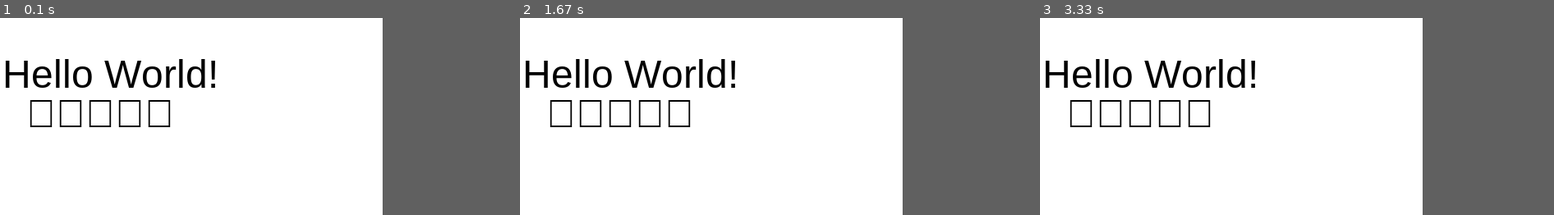
Above: before the commit, frames 1-3 (left to right).
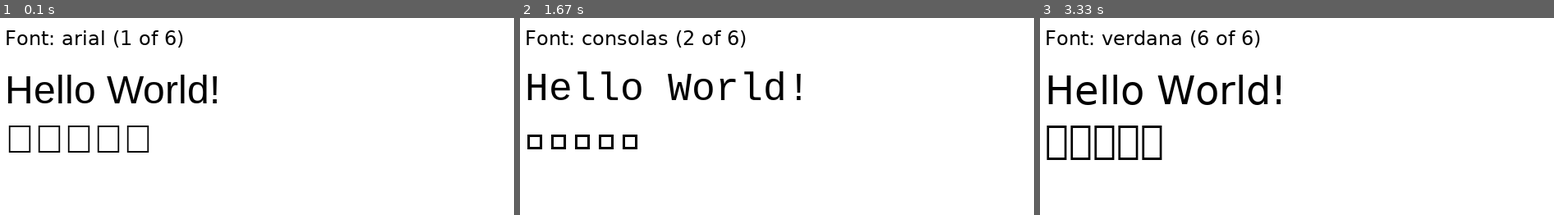
Above: after the commit, the same moments.

Repository: feihong/pygame-quickstart
Game: pygame game, started from hello.py
The game is run twice, just before and just after one commit, with the same random seed, the same clock (stepped at 60 frames per second) and the same inputs.
Inputs:
- Up to frame 1 (0.1 s): no input
- Up to frame 2 (1.67 s): hold Right 0.33-0.8 s; hold Up 0.83-1.13 s; hold Right 1.17-1.63 s
- Up to frame 3 (3.33 s): hold Left 1.67-2.2 s; hold Down 2.23-2.53 s; hold Left 2.57-2.97 s; hold Up from 3 s (still down)
In our replay, the window is 480x240 before the commit and 640x240 after it. These sizes can differ from the game's own. Grey fills any space a smaller window leaves; there, only what the larger window draws over its background counts as a difference.

The runs differ from the first frame. In frame 1, 6.2% of the frame differs, in the area x 1-43%, y 6-69%; in frame 2, 6.3%; in frame 3, 7.1%, in the area x 1-47%, y 6-73%.

Commit message:
Fix hello.py

Diff:
--- a/hello.py
+++ b/hello.py
@@ -1,31 +1,58 @@
+"""
+Show Hello World in all the fonts accessible to pygame
+"""
 import pygame
-import pygame.freetype
 
 pygame.init()
 pygame.display.set_caption('Hello World')
 
-pygame.freetype.init()
-print(pygame.freetype.get_default_font())
-my_font = pygame.freetype.SysFont('Arial', 48)
+screen = pygame.display.set_mode((640, 240))
+clock = pygame.time.Clock()
 
-screen = pygame.display.set_mode((480, 240))
+# fonts = ['arialunicode', 'pingfang', 'songti', 'stheitilight', 'stheitimedium']
+fonts = pygame.font.get_fonts()
+fonts.sort()
+current_font = 0
 
-running = True
+def get_font(size):
+  return pygame.font.Font(pygame.font.match_font(fonts[current_font]), size)
 
-while running:
+font = get_font(48)
+small_font = pygame.font.Font(pygame.font.match_font('arialunicode'), 24)
+black = (0,0,0)
+
+def draw_text(font, text, dest):
+  try:
+    screen.blit(pygame.font.Font.render(font, text, True, 'black'), dest)
+  except pygame.error as e:
+    print(e)
+
+while True:
   for event in pygame.event.get():
     if event.type == pygame.QUIT:
-      running = False
+      pygame.quit()
+      raise SystemExit
+    elif event.type == pygame.KEYDOWN:
+      if event.key == pygame.K_RIGHT:
+        current_font += 1
+      elif event.key == pygame.K_LEFT:
+        current_font -= 1
+      elif event.key == pygame.K_UP:
+        current_font -= 25
+      elif event.key == pygame.K_DOWN:
+        current_font += 25
 
-  screen.fill((255,255,255))
+      current_font = current_font % len(fonts)
+      font = get_font(48)
+      print(current_font)
 
-  # text_surface, rect = my_font.render('Hello World!', (0, 0, 0))
-  # screen.blit(text_surface, (20, 50))
+  screen.fill('white')
 
-  my_font.render_to(screen, (20, 50), 'Hello World!', (0, 0, 0))
-  # Doesn't work for some reason
-  my_font.render_to(screen, (50, 100), '你好世界！', (0, 0, 0))
+  draw_text(small_font, f'Font: {fonts[current_font]} ({current_font + 1} of {len(fonts)})', (20, 10))
+
+  draw_text(font, 'Hello World!', (20, 60))
+
+  draw_text(font, '你好世界！', (20, 120))
 
   pygame.display.flip()
-
-pygame.quit()
+  clock.tick(30)
Not shown, changed: README.md
Not shown, added: justfile
